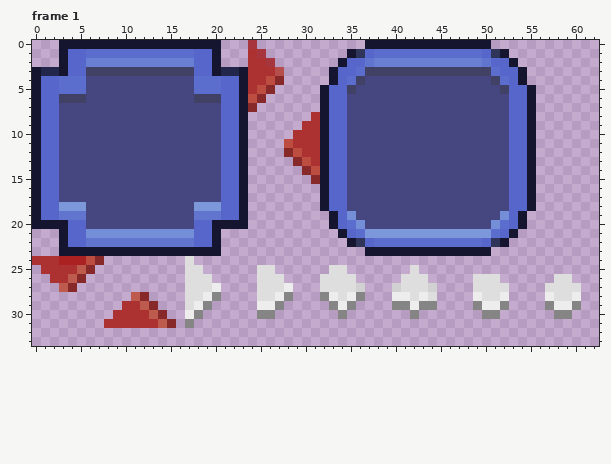
Pixel-art file, stored at CDump/Minecraft/assets/Sprite-0001.aseprite. Above, as it was before the edit.
64x64 pixels, 6 frames. Colours within 5 levels of each other are drawn and written as one. Shown: frame 1: x 0..62, y 0..33.
Now the later version:
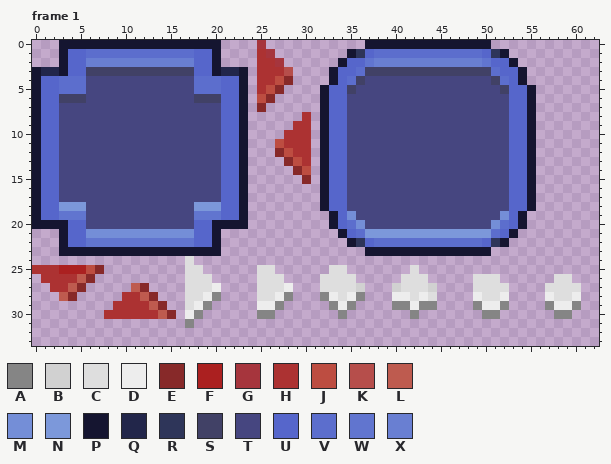
Palette (. is transparent): A #858585  B #d1d1d1  C #dedede  D #ededed  E #872929  F #ab2020  G #a6353d  H #ac3232  J #bd4d41  K #b64e4b  L #be5b4f  M #748ed7  N #7c98da  P #151530  Q #22264a  R #2e3559  S #414166  T #464680  U #5666cb  V #5c6ecd  W #6175cf  X #697fd2
Changes in this commit:
--- frame 1, layer "Layer 1"
@@ x 22..33 @@
- 0 ..G.........
- 1 ..HG........
- 2 ..HHG.......
- 3 QPHHHK.....P
- 4 UPHHJE.....P
- 5 UPHJE.....PU
- 6 UPJE......PU
- 7 UPE.......PU
- 8 UP.......HPU
- 9 UP......HHPU
-10 UP.....HHHPU
-11 UP....JHHHPU
-12 UP....EJHHPU
-13 UP.....EJHPU
-14 UP......EJPU
-15 UP.......EPU
+ 0 ...G........
+ 1 ...HG.......
+ 2 ...HHG......
+ 3 QP.HHHK....P
+ 4 UP.HHJE....P
+ 5 UP.HJE....PU
+ 6 UP.JE.....PU
+ 7 UP.E......PU
+ 8 UP......H.PU
+ 9 UP.....HH.PU
+10 UP....HHH.PU
+11 UP...JHHH.PU
+12 UP...EJHH.PU
+13 UP....EJH.PU
+14 UP.....EJ.PU
+15 UP......E.PU
 16 UP........PU
@@ x 0..17 @@
 23 ...PPPPPPPPPPPPPPP
-24 HHHFFFJE.........C
-25 .HHHHLE..........C
-26 ..HHLE...........C
-27 ...LE............C
-28 ...........LE....C
-29 ..........HHLE...C
-30 .........HHHHLE..D
-31 ........HHHHHHLE.A
+24 .................C
+25 HHHFFFJE.........C
+26 .HHHHLE..........C
+27 ..HHLE.....LE....C
+28 ...LE.....HHLE...C
+29 .........HHHHLE..C
+30 ........HHHHHHLE.D
+31 .................A
 32 ..................
Changed places in both pictures, as pixel boxes (x1, y1, x2, y2):
changed: (248, 40, 320, 184)
changed: (32, 256, 176, 328)
